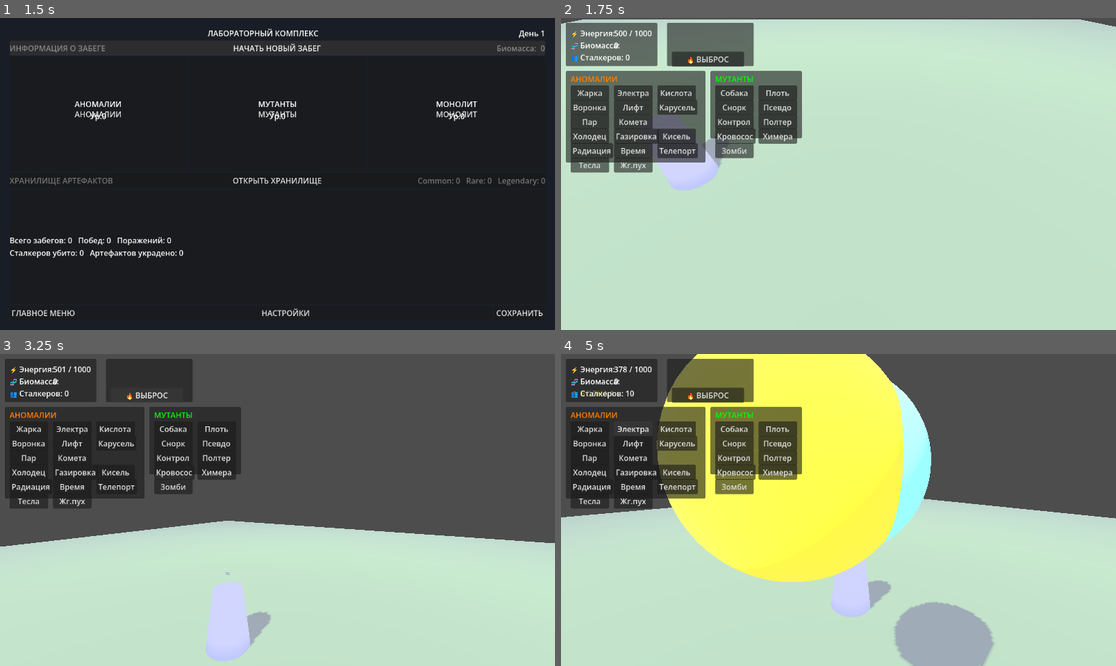
Above: before the commit, frames 1-4 (two rows, left to right).
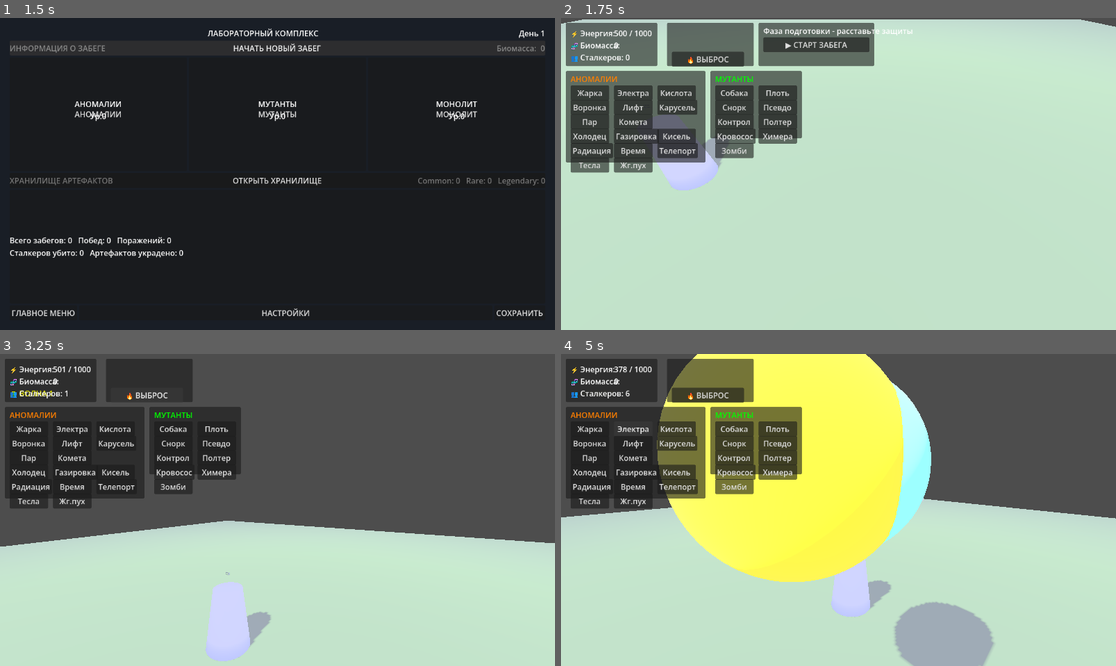
Above: after the commit, the same moments.

Repository: MisStiCc/StalkerRevert
Game: Godot game, scene res://scenes/ui/main_menu.tscn
Same seed, same stepped clock (60 frames per second), same inputs: the game is played once before the commit and once after it.
Inputs (mouse positions are in pixels of both pictures, inside the frame that each line leads up to):
- Up to frame 1 (1.5 s): click "НОВАЯ ИГРА" at 0.5 s; click "НАЧАТЬ НОВЫЙ ЗАБЕГ" at 1.25 s
- Up to frame 2 (1.75 s): no input
- Up to frame 3 (3.25 s): click (255, 382) at 2 s, where only the run after the commit has a clickable "▶ СТАРТ ЗАБЕГА"; click "🔥 ВЫБРОС" at 2.75 s
- Up to frame 4 (5 s): click "Жарка" at 3.5 s; click "Электра" at 4.25 s

Frame 1 is identical in both runs. In frame 2, 2.9% of the frame differs, in the area x 35-64%, y 1-16%; in frame 3, less than 0.1%; in frame 4, less than 0.1%.

Commit message:
feat: фаза подготовки с кнопкой СТАРТ + fix счётчика сталкеров и типизации сохранений
Фаза подготовки (запрос игрока):
- забег больше не стартует спавн автоматически: сталкеры идут только
  после кнопки СТАРТ ЗАБЕГА в HUD (панель прячется после нажатия)
- в подготовке можно расставлять аномалий и мутантов как обычно
- ZoneController.start_run() с защитой от повторного запуска

Ошибки:
- game_manager.get_all_saves_info: untyped Array -> Array[Dictionary]
  (падало при открытии меню загрузки)
- zone_controller.register_stalker дублировал сталкера в
  spawn_manager.active_stalkers (каждый считался дважды и оставался
  призраком после смерти) - регистрация убрана, счётчик честный

Проверено headless: 8с подготовки - 0 сталкеров; после нажатия СТАРТ
через HUD волна 3-6, счётчик совпадает.

Diff:
--- a/core/game_manager.gd
+++ b/core/game_manager.gd
@@ -186,7 +186,7 @@
 
 
 func get_all_saves_info() -> Array[Dictionary]:
-	var info = []
+	var info: Array[Dictionary] = []
 	for i in range(3):
 		info.append(get_save_info(i))
 	return info
--- a/ui/hud/hud.gd
+++ b/ui/hud/hud.gd
@@ -5,6 +5,7 @@
 signal anomaly_requested(anomaly_type: String)
 signal mutant_requested(mutant_type: String)
 signal emission_requested
+signal start_run_requested
 
 @onready var energy_value: Label = $Resources/EnergyValue
 @onready var biomass_value: Label = $Resources/BiomassValue
@@ -16,6 +17,8 @@
 @onready var emission_button: Button = $EmissionPanel/EmissionButton
 
 @onready var anomaly_panel: Panel = $AnomalyPanel
+@onready var start_panel: Panel = $StartPanel
+@onready var start_run_button: Button = $StartPanel/StartRunButton
 @onready var mutant_panel: Panel = $MutantPanel
 
 # Кнопки аномалий
@@ -101,6 +104,7 @@
 	zombie_button.pressed.connect(_on_zombie_pressed)
 
 	emission_button.pressed.connect(_on_emission_pressed)
+	start_run_button.pressed.connect(_on_start_run_pressed)
 
 
 func _setup_sounds():
@@ -178,6 +182,14 @@
 	emission_timer = emission_cooldown
 
 
+func _on_start_run_pressed():
+	_play_click_sound()
+	start_run_requested.emit()
+	# Кнопка одноразовая: до конца забега панель не нужна
+	start_panel.visible = false
+	print("HUD: старт забега запрошен")
+
+
 func _on_emission_pressed():
 	_play_click_sound()
 	emission_requested.emit()
--- a/ui/hud/hud.tscn
+++ b/ui/hud/hud.tscn
@@ -273,3 +273,23 @@
 offset_right = 90.0
 offset_bottom = 175.0
 text = "Зомби"
+
+[node name="StartPanel" type="Panel" parent="."]
+offset_left = 410.0
+offset_top = 10.0
+offset_right = 650.0
+offset_bottom = 100.0
+
+[node name="StartHint" type="Label" parent="StartPanel"]
+offset_left = 10.0
+offset_top = 5.0
+offset_right = 230.0
+offset_bottom = 25.0
+text = "Фаза подготовки - расставьте защиты"
+
+[node name="StartRunButton" type="Button" parent="StartPanel"]
+offset_left = 10.0
+offset_top = 30.0
+offset_right = 230.0
+offset_bottom = 60.0
+text = "▶ СТАРТ ЗАБЕГА"
--- a/zones/zone_controller.gd
+++ b/zones/zone_controller.gd
@@ -49,6 +49,8 @@
 var is_initialized: bool = false
 # Забег уже завершается (одноразовый finish_run)
 var is_run_finished: bool = false
+# Фаза подготовки: сталкеры не спавнятся, пока игрок не нажмёт СТАРТ
+var is_prep_phase: bool = true
 
 
 func _ready():
@@ -138,6 +140,15 @@
 		  terrain.get_loaded_chunks_count() if terrain.has_method("get_loaded_chunks_count") else 0)
 
 
+func start_run():
+	"""Запускает спавн сталкеров после фазы подготовки"""
+	if not is_prep_phase:
+		return
+	is_prep_phase = false
+	print("ZoneController: СТАРТ - сталкеры пошли!")
+	spawn_manager.start_spawning()
+
+
 func _connect_to_hud():
 	"""Подключается к HUD после его создания"""
 	var hud = get_tree().get_first_node_in_group("hud")
@@ -152,6 +163,8 @@
 	if hud:
 		hud.anomaly_requested.connect(_on_hud_anomaly_requested)
 		hud.mutant_requested.connect(_on_hud_mutant_requested)
+		if hud.has_signal("start_run_requested"):
+			hud.start_run_requested.connect(start_run)
 		print("ZoneController: HUD подключен")
 	else:
 		print("ZoneController: HUD не найден после ", max_attempts, " попыток")
@@ -254,13 +267,9 @@
 	# Применяем бонусы из лаборатории
 	_apply_lab_bonuses()
 
-	# Даем время на полную загрузку навигации
-	await get_tree().create_timer(1.0).timeout
-
-	spawn_manager.start_spawning()
-
+	# Фаза подготовки: спавн сталкеров начнётся по кнопке СТАРТ в HUD
 	Signals.run_started.emit(run_data.run_number, run_data.difficulty, pulses_to_win)
-	print("Забег начат: #" + str(run_data.run_number) + " сложность: " + str(run_data.difficulty))
+	print("Забег #" + str(run_data.run_number) + " в фазе подготовки (сложность: " + str(run_data.difficulty) + "). Расставьте защиты и нажмите СТАРТ.")
 
 
 func _apply_lab_bonuses():
@@ -508,8 +517,9 @@
 
 # Регистрация
 func register_stalker(stalker: Node):
-	if spawn_manager:
-		spawn_manager.active_stalkers.append(stalker)
+	# В spawn_manager.active_stalkers сталкера уже добавил SpawnManager при спавне:
+	# повторный append давал двойной счётчик и «вечных» призраков после смерти
+	pass
 
 # Прямой метод для добавления биомассы при смерти сталкера
 func on_stalker_died(stalker: Node, biomass_returned: float):
